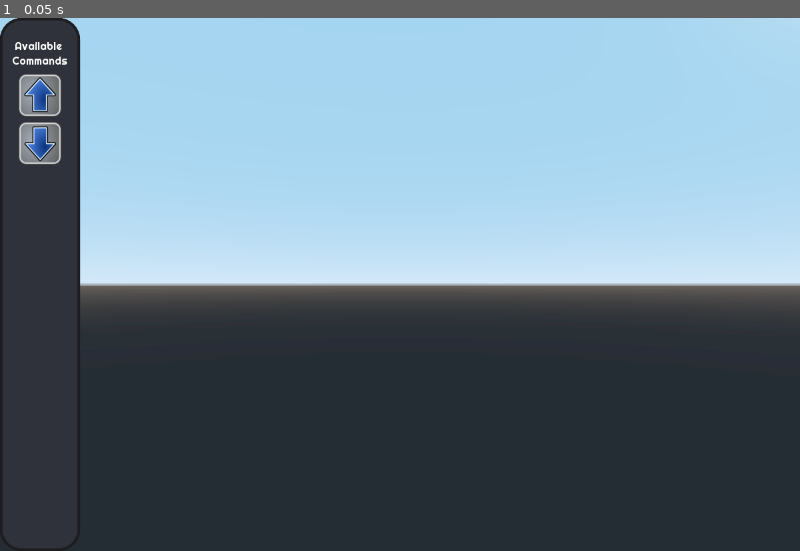
Above: before the commit, frame 1.
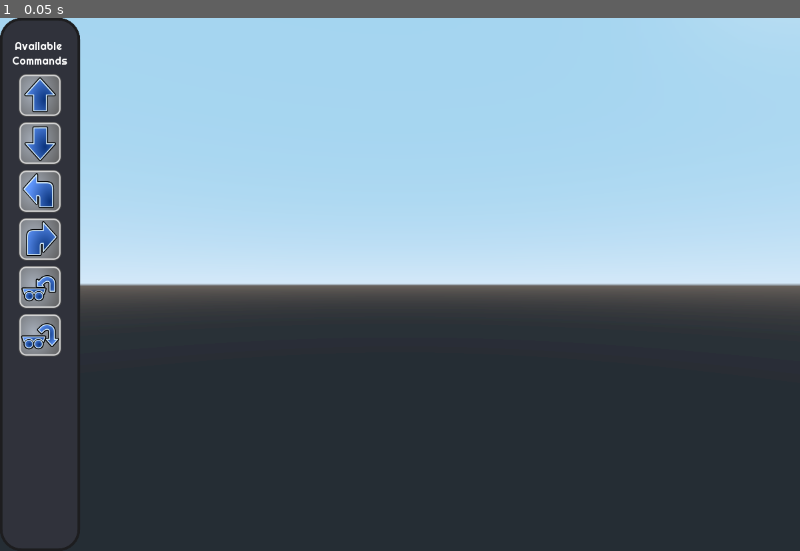
Above: after the commit, the same moment.

Repository: mrgkingcs/boxbot
Game: Godot game, scene res://test.tscn
Two runs of this game, one before a commit and one after it. Both use one fixed random seed, a clock stepped at 60 frames per second and the inputs below.
Inputs:
- Up to frame 1 (0.05 s): no input

The runs differ from the first frame. In frame 1, 1.7% of the frame differs, in the area x 2-95%, y 28-64%.

Commit message:
Added more command buttons

Diff:
--- a/BoxBotProj/test.tscn
+++ b/BoxBotProj/test.tscn
@@ -1,12 +1,9 @@
-[gd_scene load_steps=7 format=2]
+[gd_scene load_steps=10 format=2]
 
 [ext_resource path="res://Models/boxbotMesh_anim.fbx" type="PackedScene" id=2]
 [ext_resource path="res://Images/ProgButtons.png" type="Texture" id=3]
 
-[sub_resource type="ViewportTexture" id=1]
-viewport_path = NodePath("Viewport")
-
-[sub_resource type="StyleBoxFlat" id=2]
+[sub_resource type="StyleBoxFlat" id=1]
 content_margin_left = 16.0
 content_margin_right = 16.0
 content_margin_top = 32.0
@@ -22,44 +19,64 @@
 corner_radius_bottom_right = 32
 corner_radius_bottom_left = 32
 
-[sub_resource type="AtlasTexture" id=3]
+[sub_resource type="AtlasTexture" id=2]
 flags = 4
 atlas = ExtResource( 3 )
 region = Rect2( 0, 0, 64, 64 )
 
-[sub_resource type="AtlasTexture" id=4]
+[sub_resource type="AtlasTexture" id=3]
 flags = 4
 atlas = ExtResource( 3 )
 region = Rect2( 64, 0, 64, 64 )
 
+[sub_resource type="AtlasTexture" id=4]
+flags = 4
+atlas = ExtResource( 3 )
+region = Rect2( 0, 64, 64, 64 )
+
+[sub_resource type="AtlasTexture" id=5]
+flags = 4
+atlas = ExtResource( 3 )
+region = Rect2( 64, 64, 64, 64 )
+
+[sub_resource type="AtlasTexture" id=6]
+flags = 4
+atlas = ExtResource( 3 )
+region = Rect2( 0, 128, 64, 64 )
+
+[sub_resource type="AtlasTexture" id=7]
+flags = 4
+atlas = ExtResource( 3 )
+region = Rect2( 64, 128, 64, 64 )
+
 [node name="Root" type="Spatial"]
 
-[node name="Viewport" type="Viewport" parent="."]
-size = Vector2( 640, 480 )
-hdr = false
-render_target_update_mode = 3
-
-[node name="3DScene" type="Spatial" parent="Viewport"]
-
-[node name="Camera" type="Camera" parent="Viewport/3DScene"]
-transform = Transform( 0.624902, 0, 0.780703, 0, 1, 0, -0.780703, 0, 0.624902, 1.76679, 0.161471, 1.34618 )
-
-[node name="boxbotMesh_anim" parent="Viewport/3DScene" instance=ExtResource( 2 )]
-
-[node name="TextureRect" type="TextureRect" parent="."]
+[node name="ViewportContainer" type="ViewportContainer" parent="."]
 anchor_right = 1.0
 anchor_bottom = 1.0
-texture = SubResource( 1 )
-expand = true
-flip_v = true
+stretch = true
 __meta__ = {
 "_edit_use_anchors_": false
 }
 
+[node name="Viewport" type="Viewport" parent="ViewportContainer"]
+size = Vector2( 1200, 800 )
+handle_input_locally = false
+msaa = 2
+hdr = false
+render_target_update_mode = 3
+
+[node name="3DScene" type="Spatial" parent="ViewportContainer/Viewport"]
+
+[node name="Camera" type="Camera" parent="ViewportContainer/Viewport/3DScene"]
+transform = Transform( 0.624902, 0, 0.780703, 0, 1, 0, -0.780703, 0, 0.624902, 1.76679, 0.161471, 1.34618 )
+
+[node name="boxbotMesh_anim" parent="ViewportContainer/Viewport/3DScene" instance=ExtResource( 2 )]
+
 [node name="CommandPanel" type="PanelContainer" parent="."]
 anchor_right = 0.1
 anchor_bottom = 1.0
-custom_styles/panel = SubResource( 2 )
+custom_styles/panel = SubResource( 1 )
 __meta__ = {
 "_edit_use_anchors_": false
 }
@@ -67,11 +84,11 @@
 [node name="GridContainer" type="GridContainer" parent="CommandPanel"]
 margin_left = 16.0
 margin_top = 32.0
-margin_right = 104.0
+margin_right = 144.0
 margin_bottom = 768.0
 
 [node name="RichTextLabel" type="RichTextLabel" parent="CommandPanel/GridContainer"]
-margin_right = 88.0
+margin_right = 128.0
 margin_bottom = 48.0
 rect_min_size = Vector2( 0, 48 )
 bbcode_enabled = true
@@ -83,26 +100,62 @@
 
 [node name="VBoxContainer" type="VBoxContainer" parent="CommandPanel/GridContainer"]
 margin_top = 52.0
-margin_right = 88.0
-margin_bottom = 188.0
+margin_right = 128.0
+margin_bottom = 476.0
 grow_horizontal = 2
 size_flags_horizontal = 7
 custom_constants/separation = 8
 
 [node name="Forward" type="TextureRect" parent="CommandPanel/GridContainer/VBoxContainer"]
-margin_left = 12.0
-margin_right = 76.0
+margin_left = 32.0
+margin_right = 96.0
 margin_bottom = 64.0
 size_flags_horizontal = 4
 size_flags_vertical = 0
-texture = SubResource( 3 )
+texture = SubResource( 2 )
 stretch_mode = 5
 
 [node name="Backward" type="TextureRect" parent="CommandPanel/GridContainer/VBoxContainer"]
-margin_left = 12.0
+margin_left = 32.0
 margin_top = 72.0
-margin_right = 76.0
+margin_right = 96.0
 margin_bottom = 136.0
 size_flags_horizontal = 4
 size_flags_vertical = 0
+texture = SubResource( 3 )
+
+[node name="Left" type="TextureRect" parent="CommandPanel/GridContainer/VBoxContainer"]
+margin_left = 32.0
+margin_top = 144.0
+margin_right = 96.0
+margin_bottom = 208.0
+size_flags_horizontal = 4
+size_flags_vertical = 0
 texture = SubResource( 4 )
+
+[node name="Right" type="TextureRect" parent="CommandPanel/GridContainer/VBoxContainer"]
+margin_left = 32.0
+margin_top = 216.0
+margin_right = 96.0
+margin_bottom = 280.0
+size_flags_horizontal = 4
+size_flags_vertical = 0
+texture = SubResource( 5 )
+
+[node name="Pick Up" type="TextureRect" parent="CommandPanel/GridContainer/VBoxContainer"]
+margin_left = 32.0
+margin_top = 288.0
+margin_right = 96.0
+margin_bottom = 352.0
+size_flags_horizontal = 4
+size_flags_vertical = 0
+texture = SubResource( 6 )
+
+[node name="Put Down" type="TextureRect" parent="CommandPanel/GridContainer/VBoxContainer"]
+margin_left = 32.0
+margin_top = 360.0
+margin_right = 96.0
+margin_bottom = 424.0
+size_flags_horizontal = 4
+size_flags_vertical = 0
+texture = SubResource( 7 )
